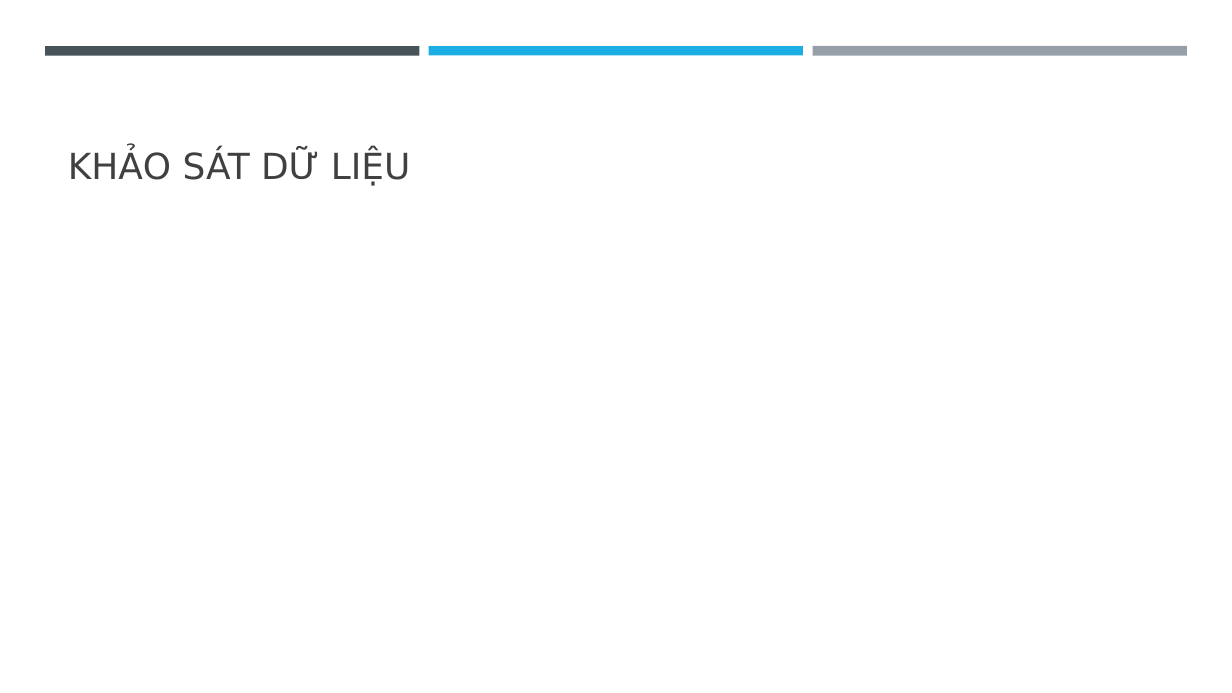
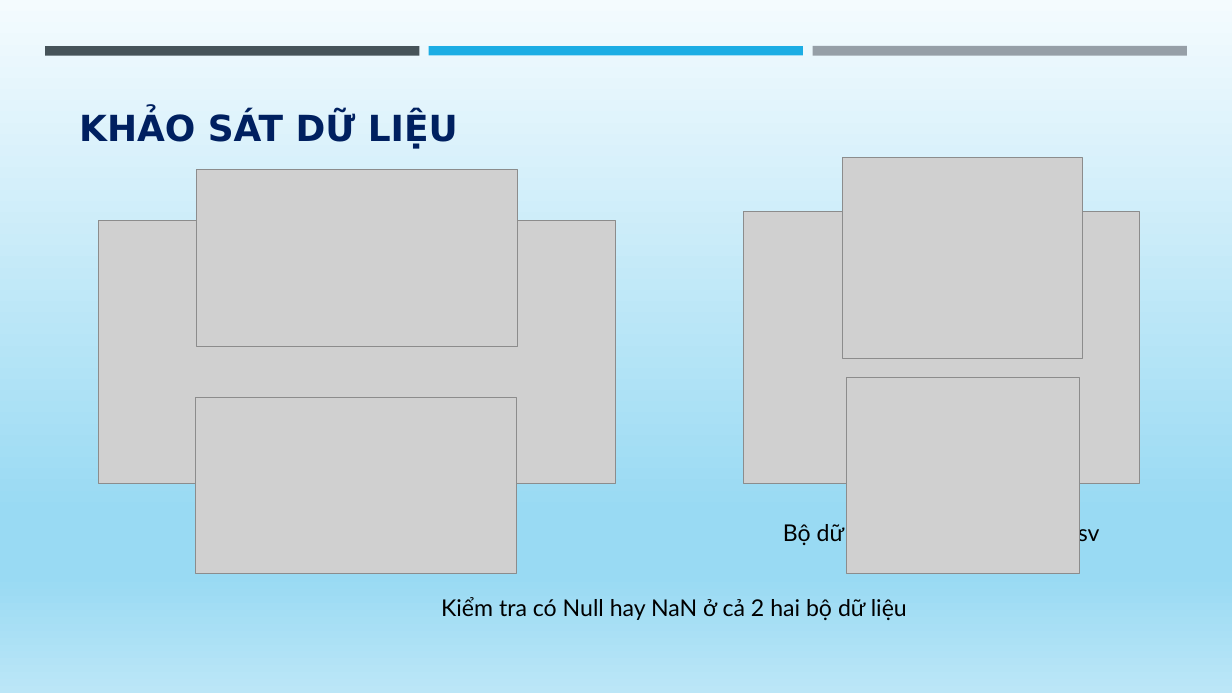
Before and after one commit to EdgarIgnite16/DA-Project, a slide deck: slide 3 of Report/VDQ_TNL_MuaSamTrucTuyen.pptx. Drawn at 1232x693 pixels with LibreOffice and Linux fonts; fonts in the diff are those of the drawing; grey boxes stand for pictures. Boxes give left, top, right and bottom in pixels: in the first picture for what was removed or moved away, otherwise in the second. Text is boxed around its words. In the diff, an @@ line names an element or a change of style, - is before the commit and + after.

```diff
--- a/Report/VDQ_TNL_MuaSamTrucTuyen.pptx
+++ b/Report/VDQ_TNL_MuaSamTrucTuyen.pptx
@@ background #FFFFFF to gradient #F4FBFE to #99DAF3 to #BBE6F7 @@
@@ title "KHẢO SÁT DỮ LIỆU": place and size @@
-title "KHẢO SÁT DỮ LIỆU" at [68, 150, 411, 186]
+title "KHẢO SÁT DỮ LIỆU" at [79, 112, 458, 149]
@@ title "KHẢO SÁT DỮ LIỆU" at [79, 112, 458, 149]: text colour #404040 to #002060, bold on; alignment left to centre @@
@@ picture added at [98, 221, 616, 483] @@
@@ picture added at [744, 212, 1140, 483] @@
@@ group added at [196, 158, 1082, 620]: 4 pictures, 1 text @@
+Kiểm tra có Null hay NaN ở cả 2 hai bộ dữ liệu
@@ text added at [783, 521, 1099, 547], 18 pt, text #000000 @@
+Bộ dữ liệu Product-Supplier.csv
```
Also in this commit, not shown: 2 other slides changed, 12 slides added, 2 slides removed, 1 other file.
